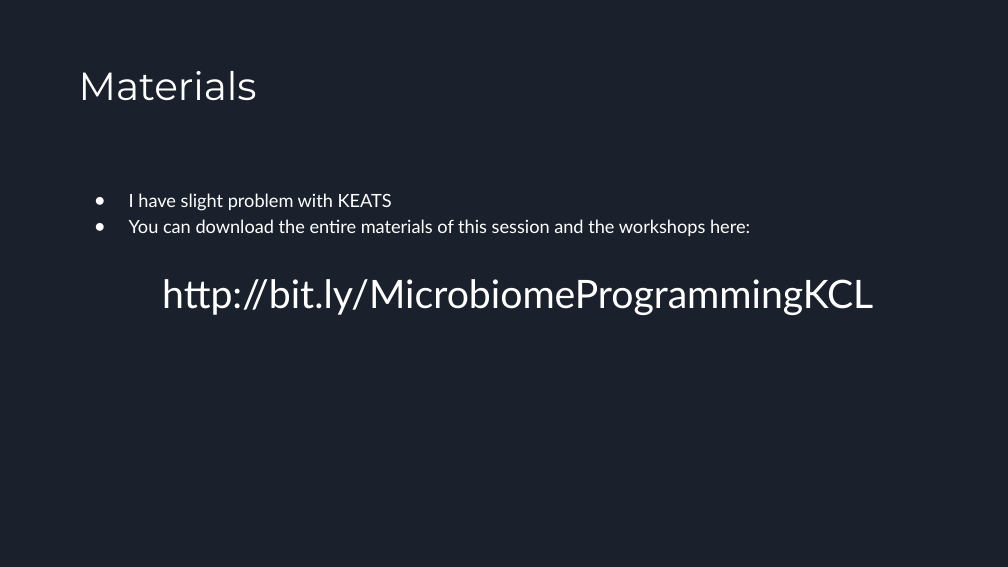
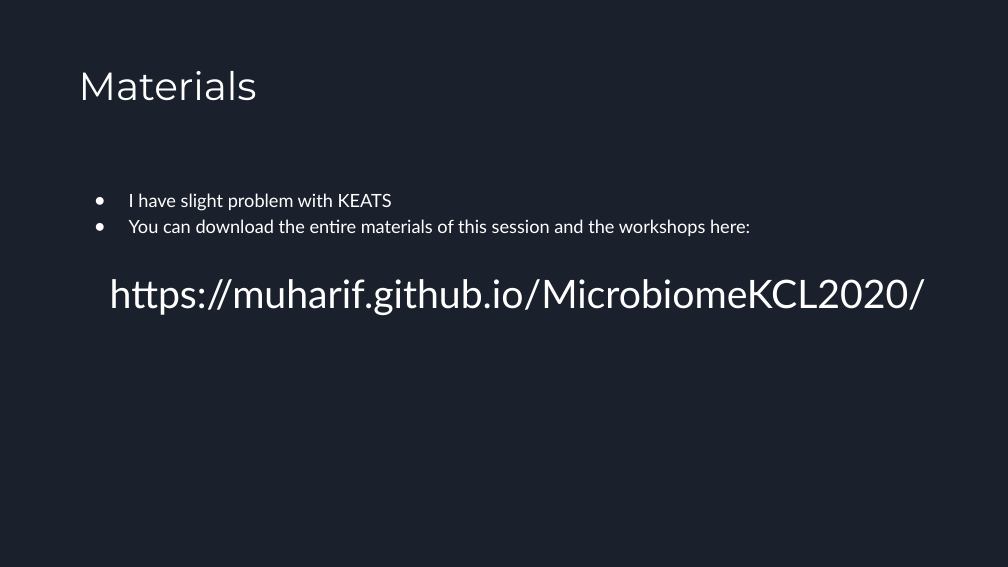
Before and after one commit to muharif/MicrobiomeKCL2020, a slide deck: slide 2 of BasicProgramming and Intro to R (KCL).pptx. Drawn at 1008x567 pixels with LibreOffice and Linux fonts; fonts in the diff are those of the drawing. Boxes give left, top, right and bottom in pixels: in the first picture for what was removed or moved away, otherwise in the second. Text is boxed around its words. In the diff, an @@ line names an element or a change of style, - is before the commit and + after.

Commit message:
Update materials

```diff
--- a/BasicProgramming and Intro to R (KCL).pptx
+++ b/BasicProgramming and Intro to R (KCL).pptx
@@ text at (110, 279, 926, 315): text changed @@
-http://bit.ly/MicrobiomeProgrammingKCL
+https://muharif.github.io/MicrobiomeKCL2020/
```
Also in this commit, not shown: 1 other file.
